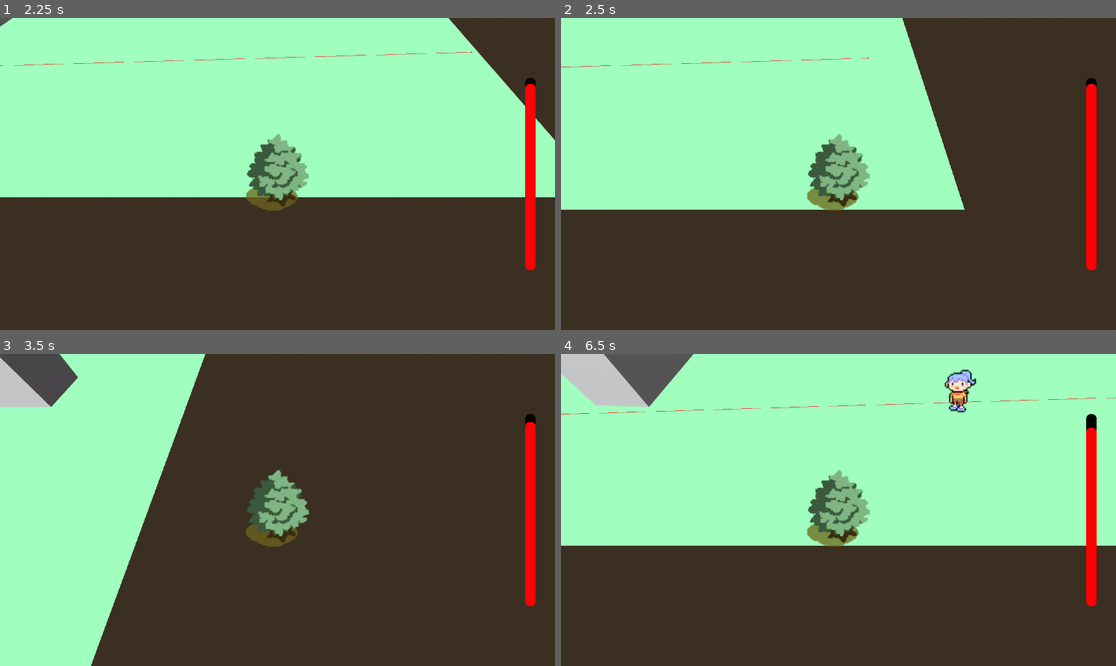
Above: before the commit, frames 1-4 (two rows, left to right).
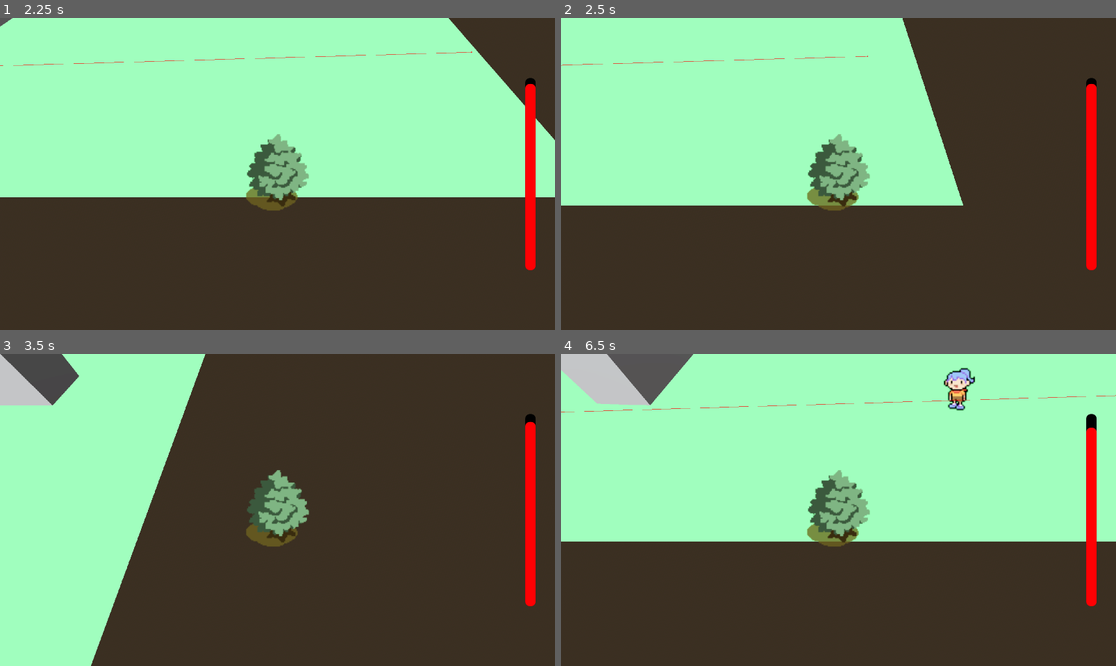
Above: after the commit, the same moments.

Repository: BrownRISDGameDevelopers/mosquito-simulator
Game: Godot game, scene res://scenes/LevelContainer.tscn
Two runs of this game, one before a commit and one after it. Both use one fixed random seed, a clock stepped at 60 frames per second and the inputs below. This scene is started directly instead of the project's main scene.
Inputs:
- Up to frame 1 (2.25 s): tap Enter (ui_accept) at 0.5, 0.77, 1.52 s; hold D (right) 0.53-1.28 s; tap Space (suck) at 0.6, 1.35, 2.1 s; hold S (down) 1.28-2.03 s; hold D (right) from 2.03 s (still down)
- Up to frame 2 (2.5 s): keep holding D (right)
- Up to frame 3 (3.5 s): release D (right) at 2.78 s; hold W (up) from 2.78 s (still down); tap Space (suck) at 2.85 s; tap Enter (ui_accept) at 3.02 s
- Up to frame 4 (6.5 s): release W (up) at 3.53 s; hold A (left) 3.53-5.03 s; tap Space (suck) every 0.75 s from 3.6 to 5.85 s; tap Enter (ui_accept) at 3.77, 4.52, 6.02 s; hold S (down) 5.03-5.78 s; hold D (right) from 5.78 s (still down)

Frame 1 is identical in both runs. In frame 2, 1.2% of the frame differs, in the area x 0-73%, y 12-62%; in frame 3, 0.2%; in frame 4, 2.4%, in the area x 0-100%, y 0-62%.
Error in both runs: Attempt to call function '_on_sucked_blood' in base 'null instance' on a null instance. (res://scripts/player.gd:60)

Commit message:
minigame tweaks

Diff:
--- a/scenes/SwatMinigame.tscn
+++ b/scenes/SwatMinigame.tscn
@@ -26,5 +26,7 @@
 [node name="Swatter" parent="." node_paths=PackedStringArray("player") instance=ExtResource("4_y7wqd")]
 position = Vector2(784, -390)
 player = NodePath("../Player2D")
+swat_speed = 2.0
+movement_speed = 550.0
 
 [connection signal="body_exited" from="MinigameBounds" to="." method="_on_minigame_bounds_body_exited"]
--- a/scenes/Swatter.tscn
+++ b/scenes/Swatter.tscn
@@ -4,49 +4,7 @@
 [ext_resource type="Texture2D" uid="uid://di0rxj8b15frg" path="res://assets/tree.PNG" id="2_q1jp2"]
 
 [sub_resource type="RectangleShape2D" id="RectangleShape2D_76vkj"]
-size = Vector2(272, 176)
-
-[sub_resource type="Animation" id="Animation_76vkj"]
-resource_name = "swat"
-tracks/0/type = "bezier"
-tracks/0/imported = false
-tracks/0/enabled = true
-tracks/0/path = NodePath("Tree:position:x")
-tracks/0/interp = 1
-tracks/0/loop_wrap = true
-tracks/0/keys = {
-"handle_modes": PackedInt32Array(0, 2, 2),
-"points": PackedFloat32Array(0, -0.25, 0, 0.25, 0, 0, -0.083333336, 0, 0.083333336, 0, 0, -0.16666667, 0, 0, 0),
-"times": PackedFloat32Array(0, 0.5, 1)
-}
-tracks/1/type = "bezier"
-tracks/1/imported = false
-tracks/1/enabled = true
-tracks/1/path = NodePath("Tree:position:y")
-tracks/1/interp = 1
-tracks/1/loop_wrap = true
-tracks/1/keys = {
-"handle_modes": PackedInt32Array(0, 2, 2),
-"points": PackedFloat32Array(-200, -0.25, 0, 0.25, 0, 0, -0.083333336, 0, 0.083333336, 0, -200, -0.16666667, 0, 0, 0),
-"times": PackedFloat32Array(0, 0.5, 1)
-}
-tracks/2/type = "method"
-tracks/2/imported = false
-tracks/2/enabled = true
-tracks/2/path = NodePath(".")
-tracks/2/interp = 1
-tracks/2/loop_wrap = true
-tracks/2/keys = {
-"times": PackedFloat32Array(0.5, 1),
-"transitions": PackedFloat32Array(1, 1),
-"values": [{
-"args": [],
-"method": &"swat_player"
-}, {
-"args": [],
-"method": &"post_swat"
-}]
-}
+size = Vector2(82, 57)
 
 [sub_resource type="Animation" id="Animation_q1jp2"]
 length = 0.001
@@ -71,6 +29,49 @@
 "handle_modes": PackedInt32Array(0),
 "points": PackedFloat32Array(-200, -0.25, 0, 0.25, 0),
 "times": PackedFloat32Array(0)
+}
+
+[sub_resource type="Animation" id="Animation_76vkj"]
+resource_name = "swat"
+length = 1.5
+tracks/0/type = "bezier"
+tracks/0/imported = false
+tracks/0/enabled = true
+tracks/0/path = NodePath("Tree:position:x")
+tracks/0/interp = 1
+tracks/0/loop_wrap = true
+tracks/0/keys = {
+"handle_modes": PackedInt32Array(0, 0, 0),
+"points": PackedFloat32Array(0, -0.25, 0, 0.25, 0, 0, -0.083333336, 0, 0.083333336, 0, 0, -0.16666667, 0, 0, 0),
+"times": PackedFloat32Array(0.5, 1, 1.5)
+}
+tracks/1/type = "bezier"
+tracks/1/imported = false
+tracks/1/enabled = true
+tracks/1/path = NodePath("Tree:position:y")
+tracks/1/interp = 1
+tracks/1/loop_wrap = true
+tracks/1/keys = {
+"handle_modes": PackedInt32Array(0, 0, 0),
+"points": PackedFloat32Array(-200, -0.25, 0, 0.25, 0, 0, -0.083333336, 0, 0.083333336, 0, -200, -0.16666667, 0, 0, 0),
+"times": PackedFloat32Array(0.5, 1, 1.5)
+}
+tracks/2/type = "method"
+tracks/2/imported = false
+tracks/2/enabled = true
+tracks/2/path = NodePath(".")
+tracks/2/interp = 1
+tracks/2/loop_wrap = true
+tracks/2/keys = {
+"times": PackedFloat32Array(1, 1.5),
+"transitions": PackedFloat32Array(1, 1),
+"values": [{
+"args": [],
+"method": &"swat_player"
+}, {
+"args": [],
+"method": &"post_swat"
+}]
 }
 
 [sub_resource type="AnimationLibrary" id="AnimationLibrary_q1jp2"]
--- a/scripts/camera.gd
+++ b/scripts/camera.gd
@@ -4,6 +4,7 @@
 const FOLLOW_SPEED = 5
 
 @export var player: Player
+var camper: NPC
 
 
 # Called when the node enters the scene tree for the first time.
@@ -14,5 +15,7 @@
 
 # Called every frame. 'delta' is the elapsed time since the previous frame.
 func _process(delta: float) -> void:
-	if player:
+	if camper:
+		global_position = camper.position + OFFSET
+	elif player:
 		global_position = player.position + OFFSET
--- a/scripts/map.gd
+++ b/scripts/map.gd
@@ -3,9 +3,12 @@
 signal minigame_toggle
 
 @onready var player = $Player
+@onready var targetable_camera = $Camera3D
 
-func _on_player_minigame_toggle():
+func _on_player_minigame_toggle(camper):
+	targetable_camera.camper = camper
 	minigame_toggle.emit()
 
 func free_player():
+	targetable_camera.camper = null
 	player.return_control()
--- a/scripts/player.gd
+++ b/scripts/player.gd
@@ -2,7 +2,7 @@
 
 class_name Player
 
-signal minigame_toggle
+signal minigame_toggle(camper)
 
 const SPEED = 5
 const JUMP_VELOCITY = 4.5
@@ -71,7 +71,7 @@
 		 cycle_helper(t, 0.5, 1.0) * 1 / cos(t - 0.75 * PI) +
 		 cycle_helper(t, 1.0, 1.5) * 1 / cos(t - 1.25 * PI) +
 		 cycle_helper(t, 1.5, 2.0) * 1 / cos(t - 1.75 * PI))
-	return Vector3(cos(t) * r, hover_height, sin(t) * r)
+	return Vector3(cos(t) * r, hover_height, cos(t) * sin(t) * r)
 
 func return_control():
 	on_camper = false
@@ -79,7 +79,7 @@
 
 func _on_area_3d_body_entered(body: Node3D):
 	if not on_camper and can_attach:
-		minigame_toggle.emit()
+		minigame_toggle.emit(body)
 		on_camper = true
 		can_attach = false
 		current_camper = body
--- a/scripts/swatter.gd
+++ b/scripts/swatter.gd
@@ -2,6 +2,7 @@
 
 @export var player: CharacterBody2D
 
+var prev_position = global_position
 @export var swat_interval = 1.0
 @export var swat_speed = 1.0
 @export var movement_speed = 200.0
@@ -12,17 +13,16 @@
 @onready var anim_player = $AnimationPlayer
 
 func _ready():
-	reset_timer()
 	anim_player.speed_scale = swat_speed
-
-func reset_timer():
-	swat_timer.wait_time = 3 * randi_range(8, 12) / (10 * swat_interval)
 
 func _physics_process(delta):
 	if player:
-		velocity = player.global_position - global_position
+		var angle = (swat_timer.time_left / swat_interval) * 8 * PI
+		var target = player.global_position + Vector2(cos(angle) * movement_speed, sin(angle) * movement_speed) / 10
+		velocity = target - prev_position
 	if swatting:
 		velocity = Vector2.ZERO
+	prev_position = global_position
 	velocity = velocity.normalized() * movement_speed
 	move_and_slide()
 
@@ -31,7 +31,6 @@
 		player.get_swatted()
 
 func post_swat():
-	reset_timer()
 	swatting = false
 
 func _on_swat_timer_timeout():
@@ -45,4 +44,5 @@
 
 func _on_swat_hitbox_body_exited(body: Node2D):
 	if body == player:
+		swat_timer.stop()
 		player_in_hitbox = false
